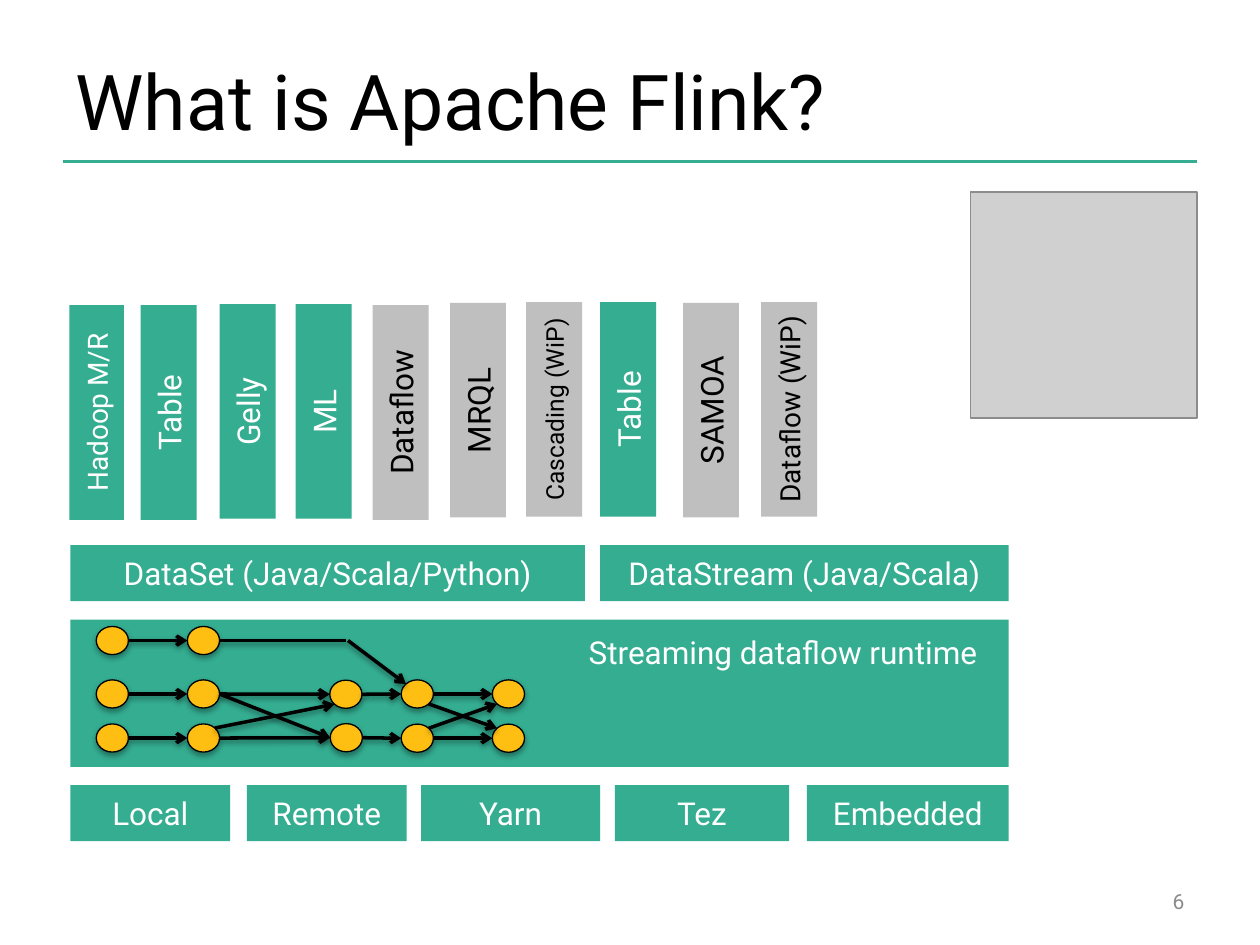
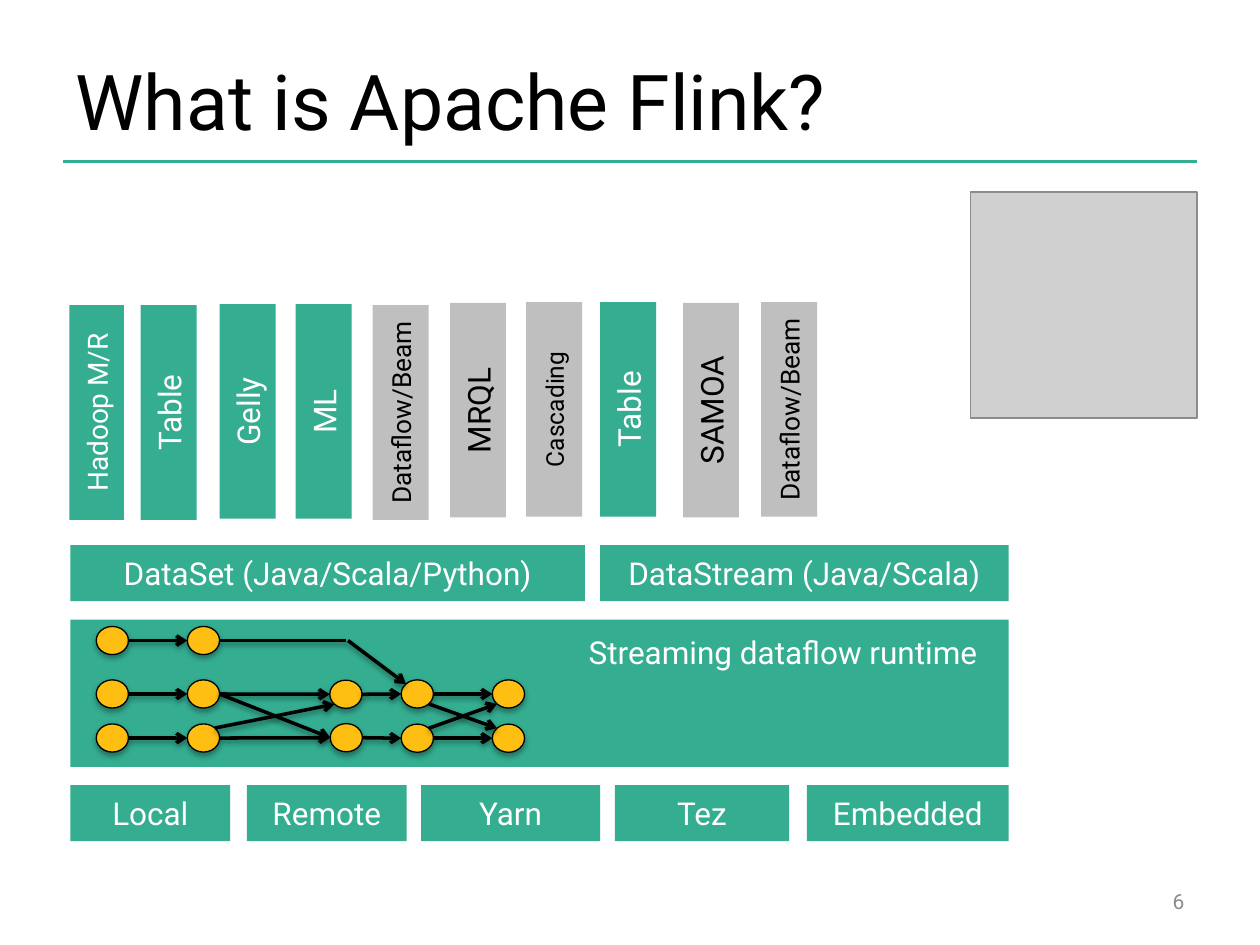
Before and after one commit to dataArtisans/flink-training-web, a slide deck: slide 6 of slides/flink_overview.pptx. Drawn at 1260x945 pixels with LibreOffice and Linux fonts; fonts in the diff are those of the drawing; grey boxes stand for pictures; background and template pictures are left out. Boxes give left, top, right and bottom in pixels: in the first picture for what was removed or moved away, otherwise in the second. Text is boxed around its words. In the diff, an @@ line names an element or a change of style, - is before the commit and + after.

```diff
--- a/slides/flink_overview.pptx
+++ b/slides/flink_overview.pptx
@@ text in rectangle at (384,339,419,497): text changed; size 18 to 15 pt @@
-Dataflow
+Dataflow/Beam
@@ text in rectangle at (772,336,807,494): text changed; size 16 to 15 pt @@
-Dataflow (WiP)
+Dataflow/Beam
@@ text in rectangle at (538,363,570,464): text changed @@
-Cascading (WiP)
+Cascading
```
Also in this commit, not shown: 1 other slide changed, 5 other files.
